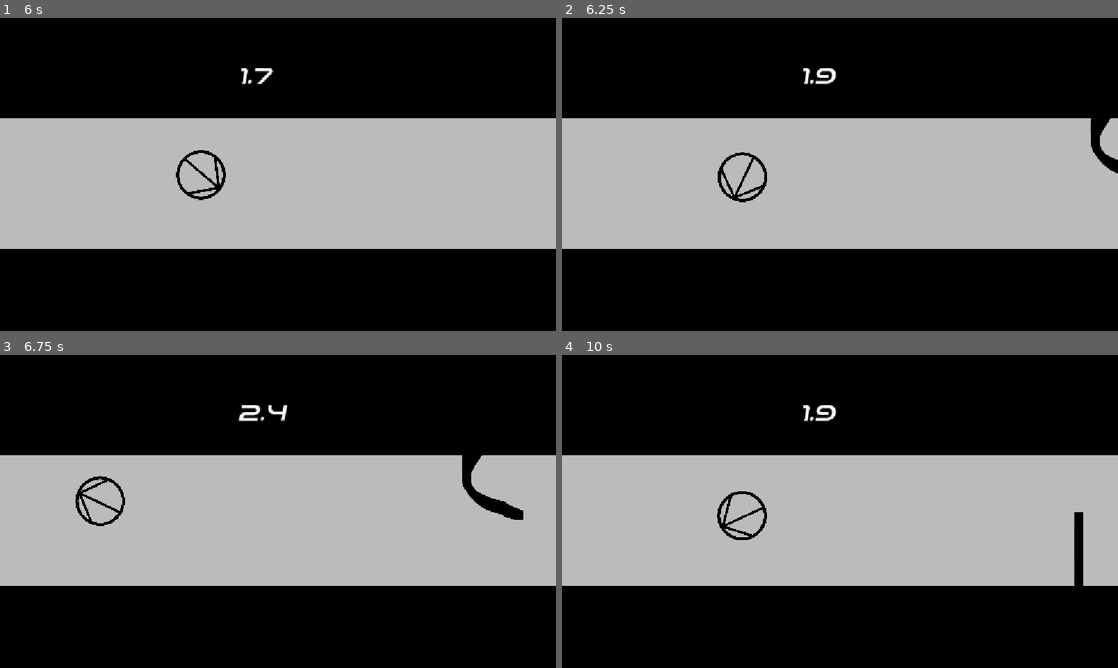
Above: before the commit, frames 1-4 (two rows, left to right).
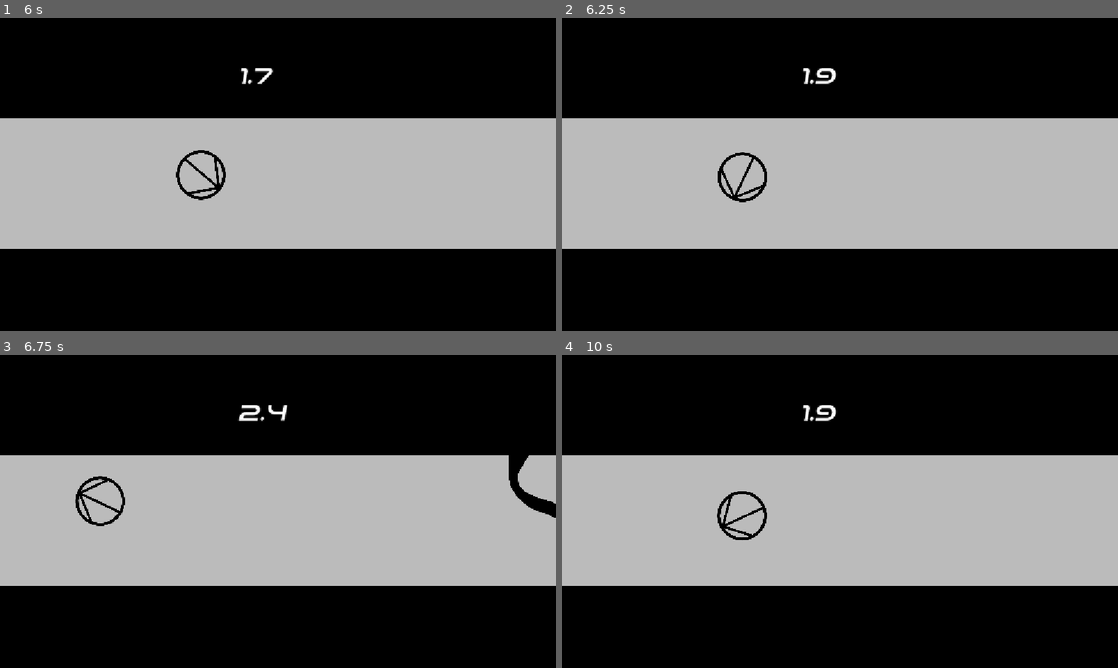
Above: after the commit, the same moments.

Repository: Martycat111/Bingbong
Game: Godot game, scene res://Scenes/menu.tscn
Two runs of this game, one before a commit and one after it. Both use one fixed random seed, a clock stepped at 60 frames per second and the inputs below.
Inputs:
- Up to frame 1 (6 s): click "Play" at 0.5 s; hold Left (rotate clockwise) 1.28-2.03 s; tap Right (rotate counterclockwise) at 2.1 s; hold Space (shoot) 2.78-3.5 s; click "Play Again" at 3.5 s; click "Play" at 4.25 s; tap Left (rotate clockwise) at 5.1 s; hold Right (rotate counterclockwise) from 5.78 s (still down)
- Up to frame 2 (6.25 s): keep holding Right (rotate counterclockwise)
- Up to frame 3 (6.75 s): release Right (rotate counterclockwise) at 6.53 s; tap Space (shoot) at 6.6 s
- Up to frame 4 (10 s): click "Play Again" at 7.25 s; click "Play" at 8 s; hold Left (rotate clockwise) 8.78-9.53 s; tap Right (rotate counterclockwise) at 9.6 s

Frame 1 is identical in both runs. In frame 2, 0.4% of the frame differs, in the area x 95-100%, y 32-50%; in frame 3, 1.2%, in the area x 83-100%, y 32-53%; in frame 4, 0.4%.

Commit message:
Fix impossible cases when reversing

Diff:
--- a/Scripts/spawner.gd
+++ b/Scripts/spawner.gd
@@ -22,10 +22,17 @@
 
 
 func _ready() -> void:
+	# Create player
 	var instance = player_scene.instantiate()
 	self.add_child(instance)
 
+	#Initialize Global variables
+	Globals.speed_multiplier = 1
+	Globals.score = 0
+	Globals.reversed = false
+
 func reverse():
+	time_since_spawn = 0
 	reverse_time = time + randi_range(5, 20)
 	Globals.reversed = !Globals.reversed
 
